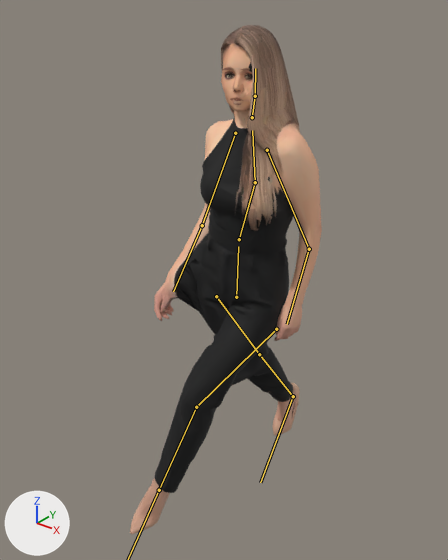
The glTF model client/assets/citizens/elegance-black-b.gltf as it was, and as the next commit left it.
One viewpoint serves both versions: a camera (50 mm lens) standing at (1.081, -1.452, 1.773) and looking at (-0.075, -0.007, 0.877). Lighting does not change. The marker at lower left points along +X, +Y and +Z. The older version comes first. Both versions are drawn at frame 8 of the action 'Walk'; the numbers are the values there. The bones that change, and the others that lie on the model, are drawn over the model as lines.

Objects in the first picture: 'elegance-black-b'.
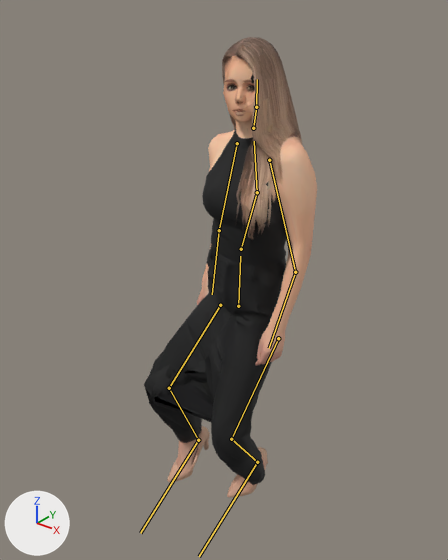
Where the change shows, as pixel boxes [x1, y1, x2, y2] in the pictures (448 x 560 px):
'elegance-black-b', posed (10% narrower, 9% shorter)
    before: [130, 25, 322, 534]
    after: [144, 37, 317, 498]
bone 'hips', root to tip
    before: (236, 297) to (238, 246)
    after: (238, 306) to (240, 256)
bone 'spine', root to tip
    before: (239, 239) to (255, 182)
    after: (241, 249) to (257, 192)
bone 'chest', root to tip
    before: (255, 182) to (252, 130)
    after: (257, 192) to (254, 141)
bone 'upperarm.L', root to tip
    before: (267, 150) to (309, 249)
    after: (269, 160) to (295, 272)
bone 'forearm.L', root to tip
    before: (309, 249) to (287, 324)
    after: (295, 272) to (269, 348)
bone 'upperarm.R', root to tip
    before: (235, 133) to (202, 225)
    after: (237, 143) to (219, 230)
bone 'forearm.R', root to tip
    before: (202, 225) to (173, 291)
    after: (219, 230) to (212, 294)
bone 'thigh.L', root to tip
    before: (276, 329) to (196, 407)
    after: (278, 338) to (231, 439)
bone 'shin.L', root to tip
    before: (196, 407) to (159, 490)
    after: (231, 439) to (257, 462)
bone 'thigh.R', root to tip
    before: (216, 296) to (259, 354)
    after: (220, 305) to (169, 388)
bone 'shin.R', root to tip
    before: (259, 354) to (293, 396)
    after: (169, 388) to (198, 440)
bone 'foot.R', root to tip
    before: (293, 396) to (260, 482)
    after: (198, 440) to (140, 533)

The change in detail:
Bone 'hips' (bone_hips) moves from (0.0, -0.019, 0.0) to (0.005, -0.049, -0.008).
Bone 'hips' (bone_hips) turns from (0, 4, 0) to (0, 2, 0) degrees about its own x, y and z.
Bone 'spine' (bone_spine) turns from (3, 0, 0) to (2, 0, 0) degrees about its own x, y and z.
Bone 'chest' (bone_chest) turns from (0, -6, 0) to (0, -3, 0) degrees about its own x, y and z.
Bone 'upperarm.L' (bone_upperarm_l) turns from (11, 0, 0) to (-5, -2, 0) degrees about its own x, y and z.
Bone 'forearm.L' (bone_forearm_l) turns from (-14, 0, 0) to (-3, 0, 0) degrees about its own x, y and z.
Bone 'upperarm.R' (bone_upperarm_r) turns from (-11, 0, 0) to (2, -1, 0) degrees about its own x, y and z.
Bone 'forearm.R' (bone_forearm_r) turns from (-21, 0, 0) to (-5, 0, 0) degrees about its own x, y and z.
Bone 'thigh.L' (bone_thigh_l) turns from (-21, 0, 0) to (-16, -3, -20) degrees about its own x, y and z.
Bone 'shin.L' (bone_shin_l) turns from (5, 0, 0) to (50, -1, 2) degrees about its own x, y and z.
Bone 'foot.L' (bone_foot_l) turns from (17, 0, 0) to (-36, -2, 12) degrees about its own x, y and z.
Bone 'thigh.R' (bone_thigh_r) turns from (21, 0, 0) to (-57, 7, 14) degrees about its own x, y and z.
Bone 'shin.R' (bone_shin_r) turns from (10, 0, 0) to (76, -5, 6) degrees about its own x, y and z.
Bone 'foot.R' (bone_foot_r) turns from (-28, 0, 0) to (-18, 4, -20) degrees about its own x, y and z.
